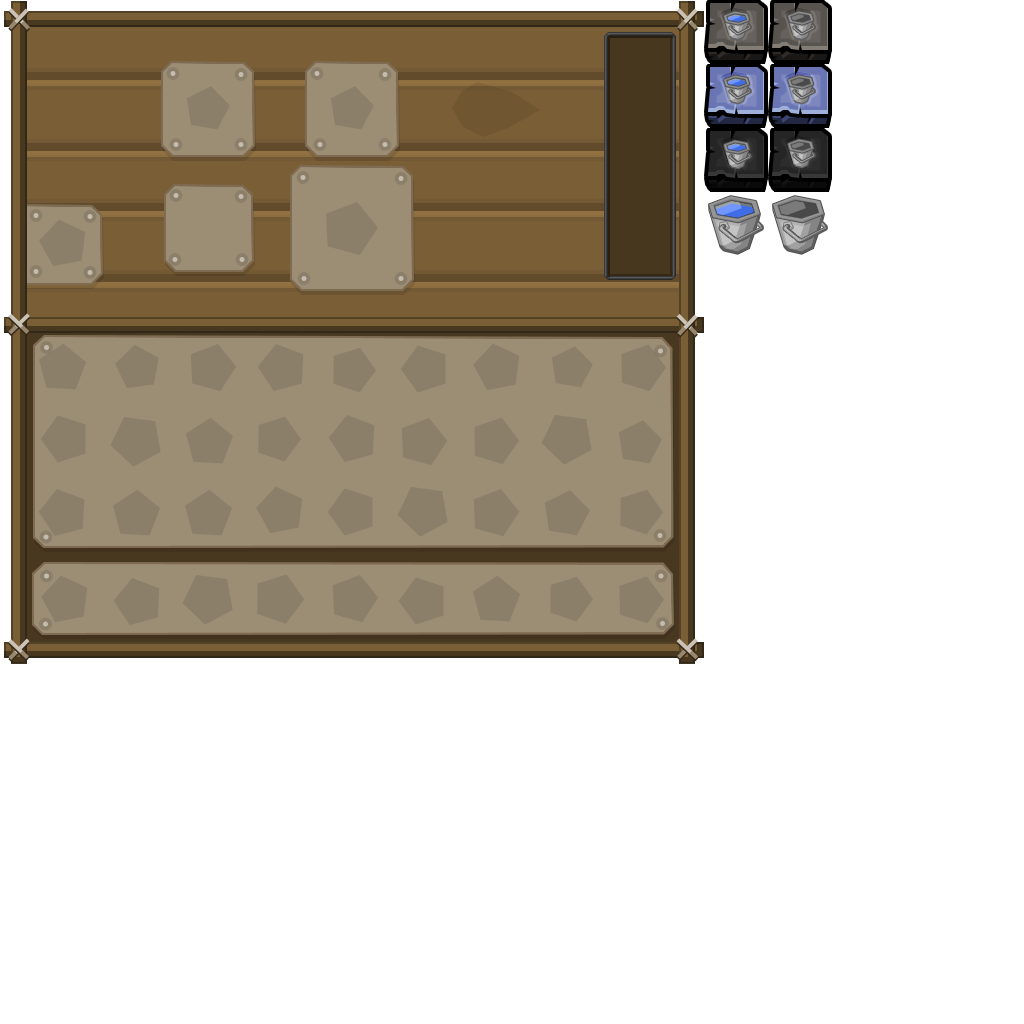
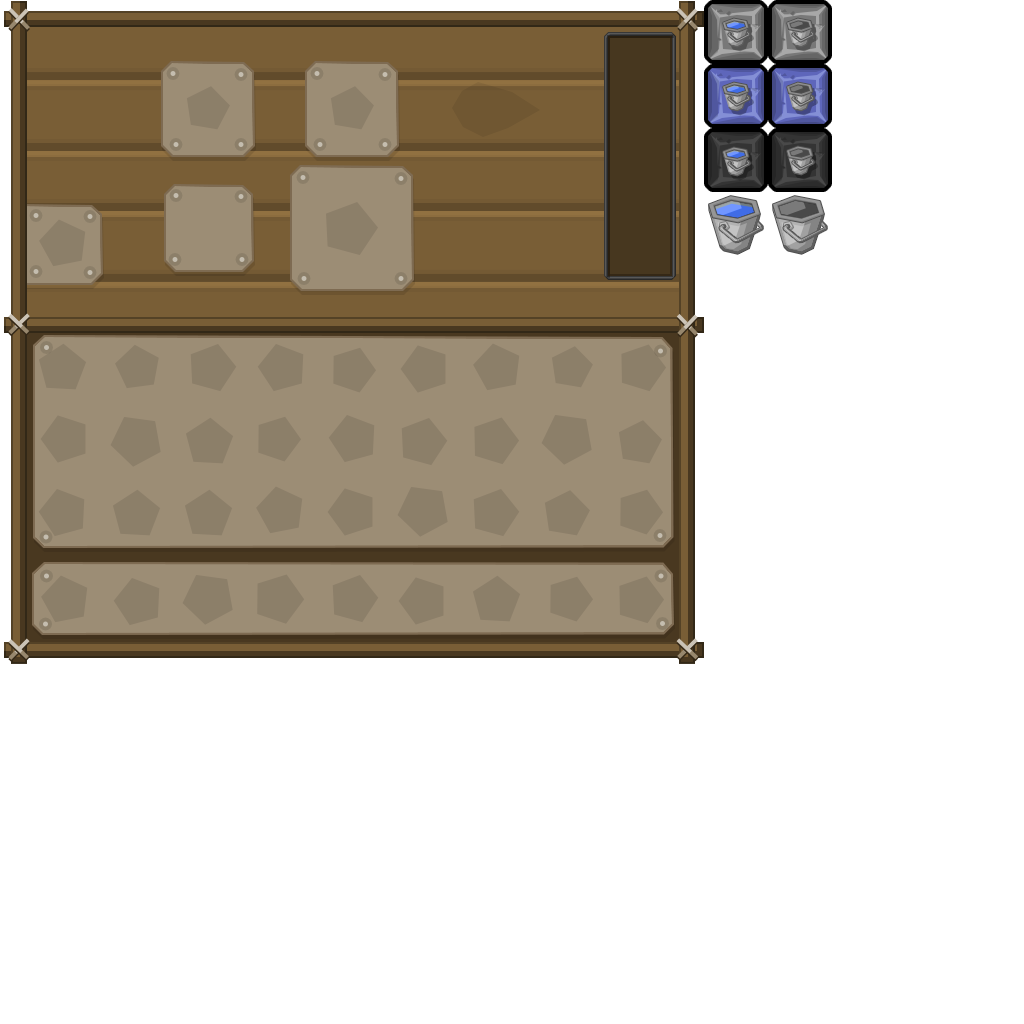
Two versions of the same layered image (1024 × 1024). Layer-by-layer changes:
removed group "Off copy" (3 layers) from group "buttons" over (772, 3, 831, 64)
removed layer "Forme 5 copie 9" (1st of 6, in "buttons" › "Off copy") from group "Off copy" over (772, 3, 831, 64)
removed group "Hover copy" (3 layers) from group "buttons" over (772, 67, 831, 128)
removed layer "Forme 5 copie 9" (2nd of 6, in "buttons" › "Hover copy") from group "Hover copy" over (772, 67, 831, 128)
removed group "Disabled copy" (3 layers) from group "buttons" over (772, 131, 831, 192)
removed layer "Forme 5 copie 9" (3rd of 6, in "buttons" › "Disabled copy") from group "Disabled copy" over (772, 131, 831, 192)
removed group "Off" (3 layers) from group "buttons" over (708, 3, 767, 64)
removed layer "Forme 5 copie 9" (4th of 6, in "buttons" › "Off") from group "Off" over (708, 3, 767, 64)
removed group "Hover" (3 layers) from group "buttons" over (708, 67, 767, 128)
removed layer "Forme 5 copie 9" (5th of 6, in "buttons" › "Hover") from group "Hover" over (708, 67, 767, 128)
removed group "Disabled" (3 layers) from group "buttons" over (708, 131, 767, 192)
removed layer "Forme 5 copie 9" (6th of 6, in "buttons" › "Disabled") from group "Disabled" over (708, 131, 767, 192)
added group "blank copy" with 15 layers in group "buttons" over (772, 4, 828, 188)
added group "button small normal" (1st of 2, in "buttons" › "blank copy") with 4 layers in group "blank copy" over (772, 4, 828, 60)
added layer "Shape 7" (1st of 6, in "buttons" › "blank copy" › "button small normal") (15%) in group "button small normal" over (772, 4, 828, 60)
added layer "Shape 6" (1st of 6, in "buttons" › "blank copy" › "button small normal") (multiply, 15%) in group "button small normal" over (772, 4, 828, 60)
added group "blank" with 15 layers in group "buttons" over (708, 4, 764, 188)
…and 84 more changes (27 added, 45 moved_by, 12 removed)
